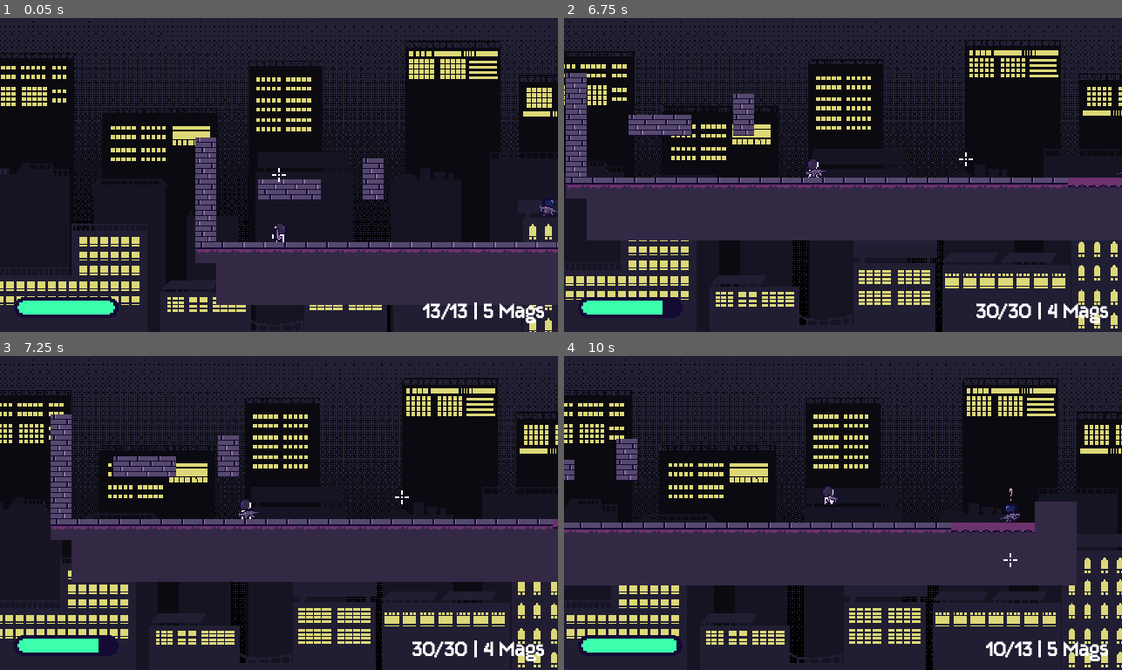
Above: before the commit, frames 1-4 (two rows, left to right).
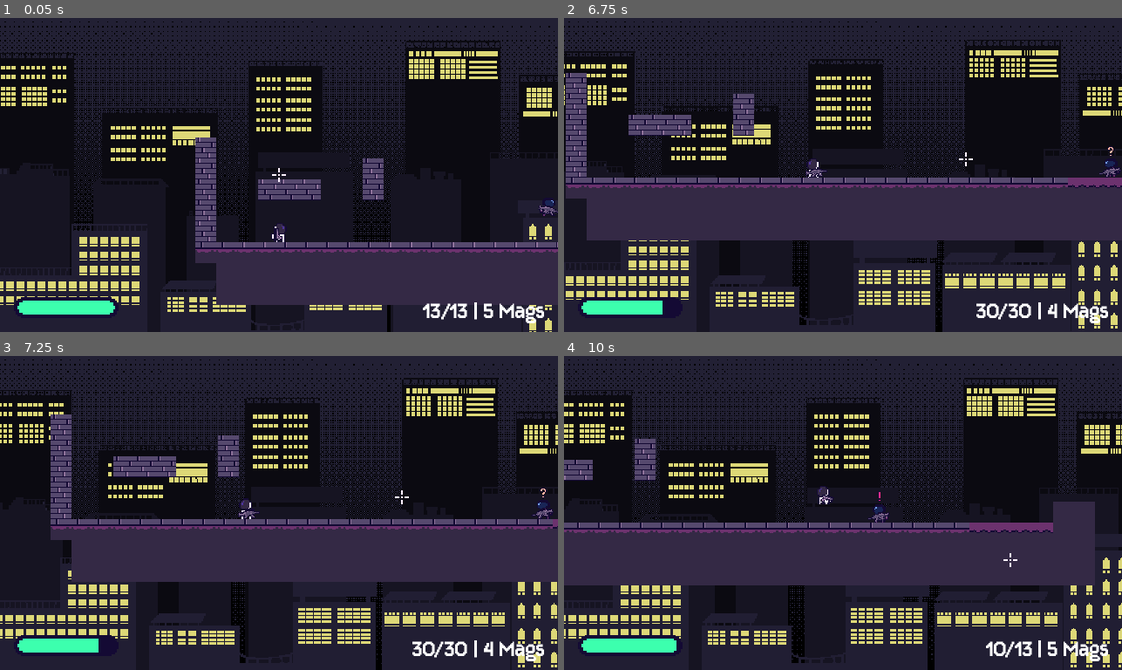
Above: after the commit, the same moments.

Repository: kyteidev/rogueshot
Game: Godot game, scene res://scenes/game_debug.tscn
Same seed, same stepped clock (60 frames per second), same inputs: the game is played once before the commit and once after it.
Inputs (mouse positions are in pixels of both pictures, inside the frame that each line leads up to):
- Up to frame 1 (0.05 s): no input
- Up to frame 2 (6.75 s): move the mouse to (965, 159) at 0.52 s; press the mouse at (965, 159) at 0.53 s; hold D (player_right) 0.53-2.03 s; tap W (player_jump) at 0.77, 1.52, 3.02, 3.77, 4.52, 6.02 s; move the mouse to (731, 190) at 1.27 s; release the mouse at (731, 190) at 1.28 s; tap Shift (player_sprint) at 1.35 s; move the mouse to (898, 105) at 2.02 s; hold A (player_left) 2.03-2.78 s; tap 1 (weapon_1) at 2.1, 5.85 s; move the mouse to (815, 237) at 2.77 s; hold D (player_right) 2.78-4.28 s; tap 2 (weapon_2) at 2.85, 6.6 s; move the mouse to (1010, 222) at 3.52 s; tap Q (weapon_cycle) at 3.6 s; move the mouse to (675, 127) at 4.27 s; hold A (player_left) 4.28-5.03 s; click (675, 127) at 4.35 s; move the mouse to (870, 175) at 5.02 s; hold D (player_right) 5.03-5.78 s; hold Shift (player_sprint) 5.03-5.78 s; move the mouse to (759, 96) at 5.77 s; hold A (player_left) from 5.78 s (still down); move the mouse to (965, 159) at 6.52 s
- Up to frame 3 (7.25 s): keep holding A (player_left); tap W (player_jump) at 6.77 s
- Up to frame 4 (10 s): move the mouse to (731, 528) at 7.27 s; release A (player_left) at 7.28 s; hold D (player_right) 7.28-9.53 s; tap Q (weapon_cycle) at 7.35 s; tap W (player_jump) at 7.52, 9.02, 9.77 s; move the mouse to (898, 443) at 8.02 s; press the mouse at (898, 443) at 8.03 s; move the mouse to (815, 575) at 8.77 s; release the mouse at (815, 575) at 8.78 s; tap Shift (player_sprint) at 8.85 s; move the mouse to (1010, 560) at 9.52 s; hold A (player_left) from 9.53 s (still down); tap 1 (weapon_1) at 9.6 s

Frame 1 is identical in both runs. In frame 2, less than 0.1% of the frame differs, in the area x 95-100%, y 40-51%; in frame 3, less than 0.1%; in frame 4, 5.5%, in the area x 0-100%, y 7-100%.

Commit message:
add enemy investigate and return state

Diff:
--- a/scenes/characters/enemy.tscn
+++ b/scenes/characters/enemy.tscn
@@ -144,7 +144,7 @@
 [node name="AnimatedSprite2D" type="AnimatedSprite2D" parent="." unique_id=1345892962]
 position = Vector2(0, -8)
 sprite_frames = SubResource("SpriteFrames_md0e3")
-animation = &"idle"
+animation = &"run"
 autoplay = "idle"
 
 [node name="CollisionShape2D" type="CollisionShape2D" parent="." unique_id=1475566916]
@@ -203,6 +203,9 @@
 [node name="FadeTimer" type="Timer" parent="StatusIcon" unique_id=69940822]
 one_shot = true
 
+[node name="StateTimer" type="Timer" parent="." unique_id=111717552]
+one_shot = true
+
 [connection signal="body_entered" from="DetectionArea" to="." method="_on_detection_area_body_entered"]
 [connection signal="body_exited" from="DetectionArea" to="." method="_on_detection_area_body_exited"]
 [connection signal="body_entered" from="AggroArea" to="." method="_on_aggro_area_body_entered"]
--- a/scripts/enemy.gd
+++ b/scripts/enemy.gd
@@ -1,10 +1,11 @@
 extends CharacterBody2D
 
 
-enum State { IDLE, PATROL, INVESTIGATE, CHASE, ATTACK, RETREAT, DEAD }
+enum State { IDLE, PATROL, INVESTIGATE, RETURN, CHASE, ATTACK, RETREAT, DEAD }
 
 const MAX_HEALTH = 100.0
 
+const BASE_SPEED = 80.0
 const PATROL_SPEED = 30.0
 const JUMP_VELOCITY = -200.0
 
@@ -21,6 +22,11 @@
 
 const PATROL_WEAPON_TILT = 15.0
 
+const INV_DELAY = 1.0
+const INV_MIN_MOVE_DIST = 20.0
+
+const RETURN_DELAY = 2.5
+
 var state = State.PATROL
 var target: CharacterBody2D = null
 var died = false
@@ -32,7 +38,7 @@
 var is_detecting = false
 var is_aggroing = false
 
-var can_play_icon_anim = false
+var known_target_pos: Vector2
 
 # index 0: question mark, index 1: exclamation mark
 var status_icons = [preload("res://assets/sprites/icons/question mark.png"), preload("res://assets/sprites/icons/exclamation mark.png")]
@@ -45,6 +51,10 @@
 @onready var wall_ray = $WallRay
 @onready var ledge_ray = $LedgeRay
 @onready var los_ray = $LOSRay
+
+@onready var state_timer = $StateTimer
+
+@onready var patrol_pos = global_position
 
 
 func _process(_delta: float) -> void:
@@ -67,6 +77,7 @@
 		State.IDLE: _state_idle()
 		State.PATROL: _state_patrol()
 		State.INVESTIGATE: _state_investigate()
+		State.RETURN: _state_return()
 		State.CHASE: _state_chase()
 		State.ATTACK: _state_attack()
 		State.RETREAT: _state_retreat()
@@ -107,7 +118,6 @@
 		tween.tween_property(self, "modulate", Color("ff0000"), DAMAGE_FLASH_DELAY)
 
 
-
 func _get_custom_gravity(vel) -> float:
 	if vel.y < 0:
 		return GRAVITY
@@ -128,10 +138,17 @@
 		State.PATROL:
 			speed = PATROL_SPEED
 		State.INVESTIGATE, State.ATTACK:
+			anim.play("idle")
 			speed = 0.0
 
 			status_icon.texture = status_icons[0] if state == State.INVESTIGATE else status_icons[1]
 			status_icon.play_anim()
+
+			state_timer.start(INV_DELAY)
+		State.RETURN:
+			speed = 0.0
+			state_timer.start(RETURN_DELAY)
+			# TODO: hide status icon
 
 
 func _check_awareness() -> void:
@@ -152,6 +169,9 @@
 	if ray_target and ray_target.is_in_group("player"):
 		_change_state(State.ATTACK if is_aggroing else State.INVESTIGATE)
 
+		# update known target position if still in line of sight
+		known_target_pos = target_pos
+
 
 func _state_idle() -> void:
 	anim.play("idle")
@@ -160,23 +180,31 @@
 
 func _state_patrol() -> void:
 	anim.play("run")
-	anim.speed_scale = 0.9
+	anim.speed_scale = 0.7
 
 	# flip necessary values
 	if is_on_floor() and (wall_ray.is_colliding() or not ledge_ray.is_colliding()):
 		direction *= -1
-		weapon.rotation = deg_to_rad(PATROL_WEAPON_TILT if direction > 0 else 180.0 - PATROL_WEAPON_TILT)
-
-		anim.flip_h = not anim.flip_h
-		wall_ray.target_position *= -1
-		ledge_ray.position.x *= -1
-
-		status_icon.position.x *= -1
+	_point_toward(direction)
 	speed = PATROL_SPEED
 
 
 func _state_investigate() -> void:
-	pass
+	if state_timer.is_stopped():
+		anim.speed_scale = 1.0
+
+		var pos_diff = _move_toward(known_target_pos, BASE_SPEED)
+		if pos_diff == 0:
+			_change_state(State.RETURN)
+
+
+func _state_return() -> void:
+	if state_timer.is_stopped():
+		anim.speed_scale = 0.7
+
+		var pos_diff = _move_toward(patrol_pos, PATROL_SPEED)
+		if pos_diff == 0:
+			_change_state(State.PATROL)
 
 
 func _state_chase() -> void:
@@ -206,6 +234,38 @@
 			tween.finished.connect(queue_free)
 
 
+func _move_toward(pos, move_speed) -> float:
+	var pos_diff = global_position.x - pos.x
+
+	if abs(pos_diff) < 1.0:
+		speed = 0.0
+		anim.play("idle")
+		return 0.0
+
+	anim.play("run")
+	direction = 1 if pos_diff < 0 else -1
+	speed = move_speed
+
+	_point_toward(direction)
+
+	return pos_diff
+
+
+func _point_toward(point_direction) -> void:
+	weapon.rotation = deg_to_rad(PATROL_WEAPON_TILT if point_direction > 0 else 180.0 - PATROL_WEAPON_TILT)
+
+	anim.flip_h = false
+	wall_ray.target_position = abs(wall_ray.target_position)
+	ledge_ray.position.x = abs(ledge_ray.position.x)
+	status_icon.position.x = abs(status_icon.position.x)
+
+	if point_direction < 0:
+		anim.flip_h = not anim.flip_h
+		wall_ray.target_position *= -1
+		ledge_ray.position.x *= -1
+		status_icon.position.x *= -1
+
+
 func _on_detection_area_body_entered(body: Node2D) -> void:
 	if body.is_in_group("player"):
 		is_detecting = true
